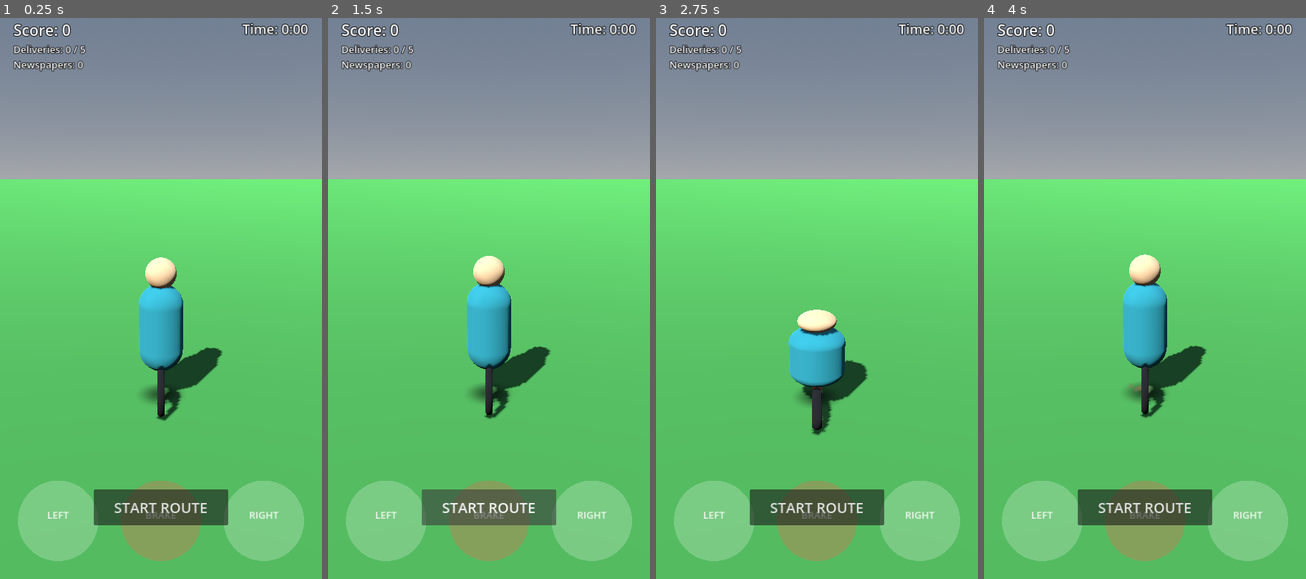
Above: before the commit, frames 1-4 (left to right).
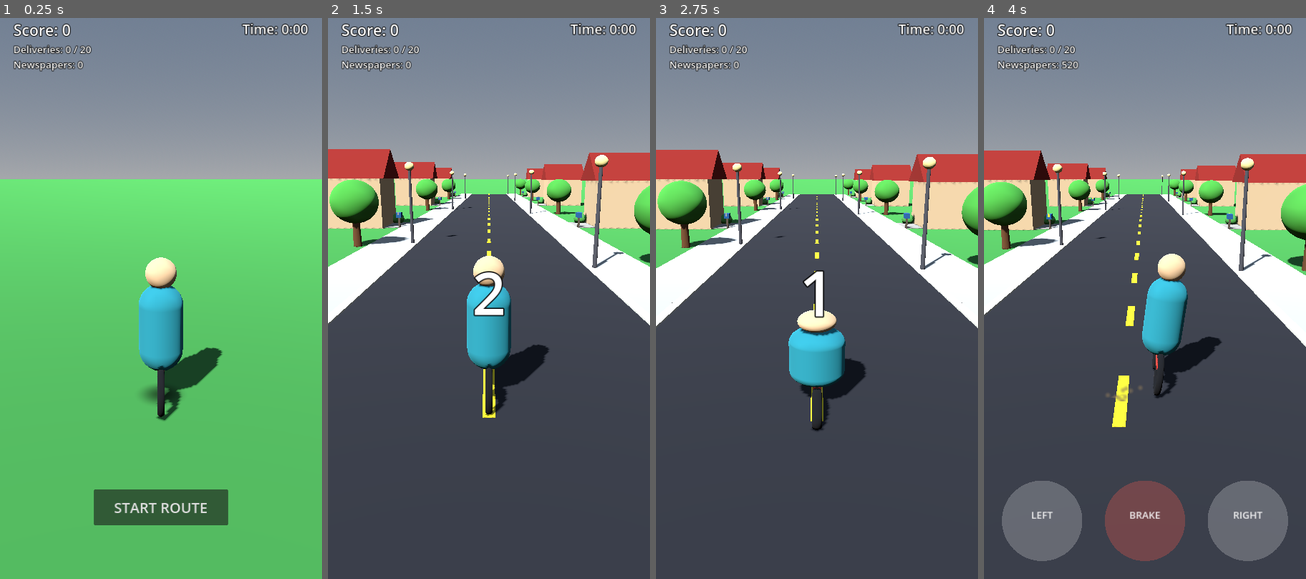
Above: after the commit, the same moments.

Repository: mujeebminhas88-lab/retro-route
Game: Godot game, scene res://scenes/world/Playground.tscn
The game is run twice, just before and just after one commit, with the same random seed, the same clock (stepped at 60 frames per second) and the same inputs.
Inputs (mouse positions are in pixels of both pictures, inside the frame that each line leads up to):
- Up to frame 1 (0.25 s): no input
- Up to frame 2 (1.5 s): click "START ROUTE" at 0.5 s; click (489, 506) at 1.25 s, where only the run before the commit has a clickable "START ROUTE"
- Up to frame 3 (2.75 s): tap Enter at 2 s; move the mouse to (887, 264) at 2.02 s; hold D (move_right) from 2.03 s (still down); click (887, 264) at 2.17 s; tap Space (jump) at 2.27 s
- Up to frame 4 (4 s): move the mouse to (1080, 320) at 2.77 s; release D (move_right) at 2.78 s; hold S (move_back) 2.78-3.53 s; tap Space (jump) at 3.02 s; move the mouse to (1177, 163) at 3.52 s; hold D (move_right) from 3.53 s (still down)

The runs differ from the first frame. In frame 1, 7.0% of the frame differs, in the area x 5-95%, y 4-97%; in frame 2, 69%; in frame 3, 68%; in frame 4, 71%, in the area x 0-100%, y 4-100%.

Commit message:
M10 fixes: mobile control gating, countdown streaming, HUD placeholder
Found while driving the real Web build: the new bottom-center BRAKE
button occupies the same screen region as the START ROUTE button (and
Play Again), and its raw _input() handler was eating those clicks
before the underlying Button node's own GUI input pass ever saw them
-- the route could never actually start on mobile/touch. Fixed by
gating LEFT/BRAKE/RIGHT/the swipe layer to only be active (visible and
input-processing) while RouteManager is ACTIVE; there's nothing to
steer/brake/throw before the ride begins anyway.

Also: RoadStreamer now populates the world as soon as COUNTDOWN begins
rather than waiting for ACTIVE, so the player sees their starting
street while counting down instead of bare ground -- and the HUD/
results screen's baked-in placeholder text still said "0 / 5" from the
old fixed-route milestone; updated to "0 / 20".

Diff:
--- a/game/scenes/ui/HUD.tscn
+++ b/game/scenes/ui/HUD.tscn
@@ -24,7 +24,7 @@
 theme_override_font_sizes/font_size = 22
 theme_override_colors/font_outline_color = Color(0, 0, 0, 1)
 theme_override_constants/outline_size = 5
-text = "Deliveries: 0 / 5"
+text = "Deliveries: 0 / 20"
 
 [node name="NewspapersLabel" type="Label" parent="."]
 offset_left = 30.0
--- a/game/scenes/ui/ResultsScreen.tscn
+++ b/game/scenes/ui/ResultsScreen.tscn
@@ -42,7 +42,7 @@
 theme_override_font_sizes/font_size = 26
 theme_override_colors/font_outline_color = Color(0, 0, 0, 1)
 theme_override_constants/outline_size = 5
-text = "Deliveries: 0 / 5"
+text = "Deliveries: 0 / 20"
 horizontal_alignment = 1
 
 [node name="AccuracyLabel" type="Label" parent="Panel"]
--- a/game/scenes/world/Playground.tscn
+++ b/game/scenes/world/Playground.tscn
@@ -213,6 +213,7 @@
 [node name="TouchControls" type="CanvasLayer" parent="." instance=ExtResource("10_apvi5")]
 unique_name_in_owner = true
 script = ExtResource("11_5aurj")
+route_manager_path = NodePath("%RouteManager")
 
 [node name="HUD" type="CanvasLayer" parent="." instance=ExtResource("12_cy1fi")]
 unique_name_in_owner = true
--- a/game/scripts/gameplay/road_streamer.gd
+++ b/game/scripts/gameplay/road_streamer.gd
@@ -37,26 +37,23 @@
 
 func _ready() -> void:
 	if _route_manager:
-		_route_manager.route_started.connect(_on_route_started)
 		_route_manager.state_changed.connect(_on_state_changed)
 
 
 func _process(_delta: float) -> void:
-	if _started and _route_manager and _route_manager.state == RouteManager.State.ACTIVE:
+	if _started and _route_manager and _route_manager.state != RouteManager.State.IDLE:
 		_recycle_and_stream()
 
 
 func _on_state_changed(new_state: RouteManager.State) -> void:
-	if new_state == RouteManager.State.COUNTDOWN and _started:
-		_reset()
-
-
-func _on_route_started() -> void:
-	if not _started:
+	# Fill the world as soon as the countdown begins (not only once ACTIVE)
+	# so the player sees their starting street rather than bare ground
+	# while counting down -- also gives the countdown a visible purpose.
+	if new_state == RouteManager.State.COUNTDOWN:
+		if _started:
+			_reset()
 		_started = true
 		_fill_initial_blocks()
-	else:
-		_recycle_and_stream()
 
 
 func active_block_count() -> int:
--- a/game/scripts/ui/swipe_throw_gesture.gd
+++ b/game/scripts/ui/swipe_throw_gesture.gd
@@ -19,13 +19,22 @@
 var _start_time: float = 0.0
 var _throw_left_just_pressed: bool = false
 var _throw_right_just_pressed: bool = false
+var _enabled: bool = true
 
 
 func _ready() -> void:
 	mouse_filter = Control.MOUSE_FILTER_IGNORE
 
 
+func set_enabled(value: bool) -> void:
+	_enabled = value
+	if not value:
+		_active_pointer_index = -1
+
+
 func _unhandled_input(event: InputEvent) -> void:
+	if not _enabled:
+		return
 	if event is InputEventScreenTouch:
 		_handle_pointer(event.index, event.position, event.pressed)
 	elif event is InputEventMouseButton and event.button_index == MOUSE_BUTTON_LEFT:
--- a/game/scripts/ui/touch_button.gd
+++ b/game/scripts/ui/touch_button.gd
@@ -16,13 +16,31 @@
 
 var _active_pointer_index: int = -1
 var _is_pressed: bool = false
+var _enabled: bool = true
 
 
 func _ready() -> void:
 	mouse_filter = Control.MOUSE_FILTER_IGNORE
 
 
+## Disabling both hides the button and stops it from claiming input, so
+## it can never sit on top of (and eat clicks meant for) an unrelated
+## button occupying the same screen space in a different route state --
+## e.g. this control surface's own BRAKE button versus the route intro's
+## START ROUTE button, both bottom-center by design.
+func set_enabled(value: bool) -> void:
+	if value == _enabled:
+		return
+	_enabled = value
+	visible = value
+	if not value and _active_pointer_index != -1:
+		_active_pointer_index = -1
+		_set_pressed(false)
+
+
 func _input(event: InputEvent) -> void:
+	if not _enabled:
+		return
 	if event is InputEventScreenTouch:
 		_handle_pointer(event.index, event.position, event.pressed)
 	elif event is InputEventMouseButton and event.button_index == MOUSE_BUTTON_LEFT:
--- a/game/scripts/ui/touch_controls.gd
+++ b/game/scripts/ui/touch_controls.gd
@@ -9,6 +9,15 @@
 ## (get_steer_input / is_brake_held / consume_throw_left_just_pressed /
 ## consume_throw_right_just_pressed / jump passthrough) so any future
 ## input source can read it without change.
+##
+## Only active while the route is actually ACTIVE: BRAKE sits bottom-
+## center, the same screen region as the route intro's START ROUTE
+## button and the results screen's PLAY AGAIN button, so leaving these
+## controls live (and eating clicks) outside ACTIVE would silently break
+## both of those buttons. Disabling also just makes sense on its own --
+## there's nothing to steer/brake/throw before the ride begins.
+
+@export var route_manager_path: NodePath
 
 @onready var left_button: TouchButton = $LeftButton
 @onready var brake_button: TouchButton = $BrakeButton
@@ -18,6 +27,7 @@
 var _left_held: bool = false
 var _right_held: bool = false
 var _brake_held: bool = false
+var _route_manager: RouteManager
 
 
 func _ready() -> void:
@@ -30,6 +40,30 @@
 	if brake_button:
 		brake_button.button_pressed.connect(func(): _brake_held = true)
 		brake_button.button_released.connect(func(): _brake_held = false)
+
+	_route_manager = get_node_or_null(route_manager_path)
+	if _route_manager:
+		_route_manager.state_changed.connect(_on_state_changed)
+	_set_controls_enabled(false)
+
+
+func _on_state_changed(new_state: RouteManager.State) -> void:
+	_set_controls_enabled(new_state == RouteManager.State.ACTIVE)
+
+
+func _set_controls_enabled(value: bool) -> void:
+	if not value:
+		_left_held = false
+		_right_held = false
+		_brake_held = false
+	if left_button:
+		left_button.set_enabled(value)
+	if right_button:
+		right_button.set_enabled(value)
+	if brake_button:
+		brake_button.set_enabled(value)
+	if swipe_gesture:
+		swipe_gesture.set_enabled(value)
 
 
 func get_steer_input() -> float:
